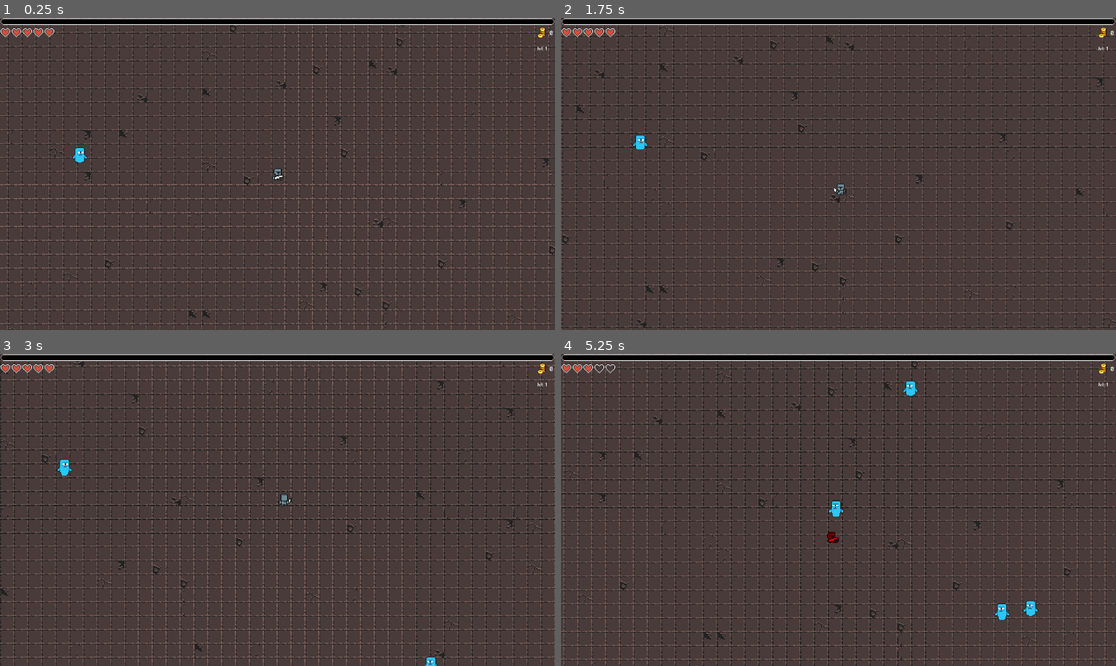
Above: before the commit, frames 1-4 (two rows, left to right).
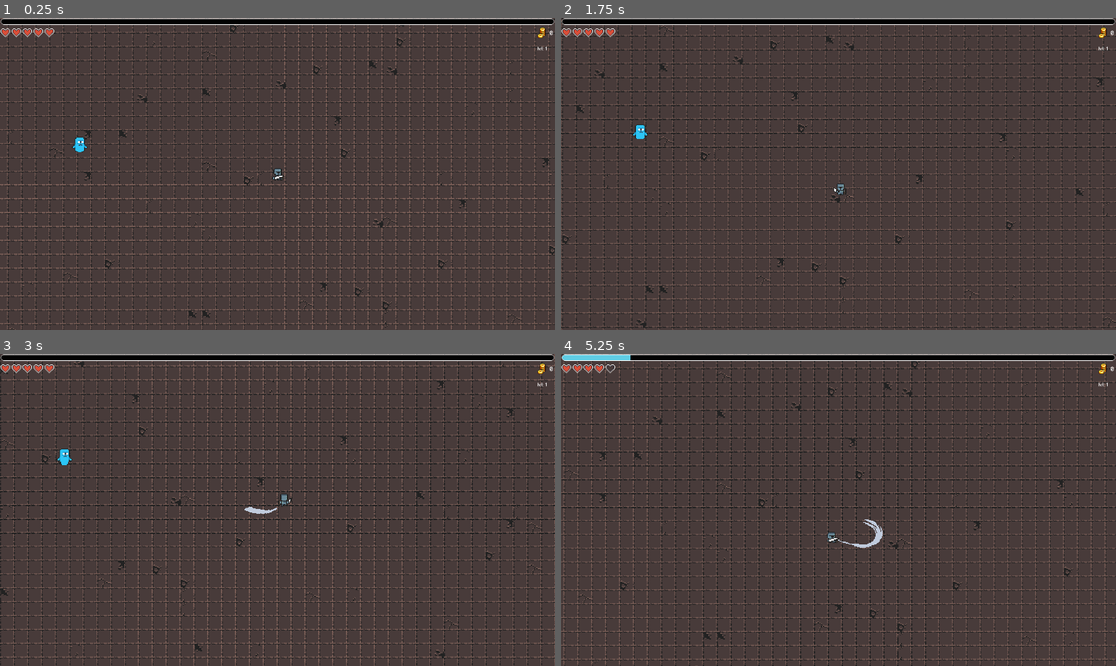
Above: after the commit, the same moments.

Repository: ErikpvDev/Proyecto-intermodular
Game: Godot game, scene res://Scenes/Levels/Level01/level_01.tscn
The game is run twice, just before and just after one commit, with the same random seed, the same clock (stepped at 60 frames per second) and the same inputs. The engine's default icon, where the game draws it, is replaced by a stand-in: a white triangle on a blue panel in a dark square.
Inputs:
- Up to frame 1 (0.25 s): no input
- Up to frame 2 (1.75 s): hold D (right) 0.53-1.28 s; tap Shift (dash) at 0.6, 1.35 s; hold S (down) from 1.28 s (still down)
- Up to frame 3 (3 s): release S (down) at 2.03 s; hold D (right) 2.03-2.78 s; tap Shift (dash) at 2.1, 2.85 s; hold W (up) from 2.78 s (still down)
- Up to frame 4 (5.25 s): release W (up) at 3.53 s; hold A (left) 3.53-5.03 s; tap Shift (dash) at 3.6, 4.35, 5.1 s; hold S (down) from 5.03 s (still down)

The runs differ from the first frame. In frame 1, 0.1% of the frame differs, in the area x 12-16%, y 38-47%; in frame 2, 0.1%; in frame 3, 0.3%; in frame 4, 0.8%, in the area x 0-86%, y 0-86%.

Commit message:
Ataque Personaje,orbe exp verde, tiempo entrerondas
El ataque tiene un sprite y coge el angulo.

hay un orbe de experiencia verde que indica que da mas exp.

entre ronda y ronda hay un tiempo

Diff:
--- a/Scenes/Character/personaje.gd
+++ b/Scenes/Character/personaje.gd
@@ -43,7 +43,7 @@
 	gold_coins_number.text=str(gold_coins)
 
 	$AttackArea/CollisionShape2D.disabled=true
-	$AttackArea/Sprite2D.visible=false
+	$AttackArea/AnimatedSprite2D.visible=false
 	$AttackArea/attack_cooldown.start()
 
 func _process(delta):
@@ -85,14 +85,7 @@
 	if !movement.dashing:
 		health.take_damage(amount)
 		update_heart_display()
-		#$AnimationPlayer.play("hit")
-		flash_red()
-
-func flash_red() -> void:
-	var sprite = $AnimatedSprite2D
-	sprite.modulate = Color(1, 0, 0) # rojo
-	await get_tree().create_timer(0.2).timeout
-	sprite.modulate = Color(1, 1, 1) # blanco (color normal)
+		$AnimationPlayer.play("hit")
 
 func add_exp(amount: int) -> void:
 	experience.add_exp(amount)
@@ -127,15 +120,20 @@
 	if !enemies.is_empty():
 		closest_enemy_direction = Vector2(closest_enemy.position-position).normalized()
 		enemies_hit_this_attack.clear()
-		$AttackArea/Sprite2D.position = Vector2(16,16)*closest_enemy_direction
-		$AttackArea/CollisionShape2D.position = Vector2(16,16)*closest_enemy_direction
-	$AttackArea/Sprite2D.visible=true
+		$AttackArea/AnimatedSprite2D.position = Vector2(32,32)*closest_enemy_direction
+		$AttackArea/CollisionShape2D.position = Vector2(32,32)*closest_enemy_direction
+
+		var angle = closest_enemy_direction.angle()
+		$AttackArea/AnimatedSprite2D.rotation = angle
+
+		$AttackArea/AnimatedSprite2D.play("attacking")
+	$AttackArea/AnimatedSprite2D.visible=true
 	$AttackArea/CollisionShape2D.disabled=false
 
 	$AttackArea/AttackTimer.start()
 
 func _on_attack_timer_timeout() -> void:
-	$AttackArea/Sprite2D.visible=false
+	$AttackArea/AnimatedSprite2D.visible=false
 	$AttackArea/CollisionShape2D.disabled=true
 
 func _on_attack_cooldown_timeout() -> void:
--- a/Scenes/Character/personaje.tscn
+++ b/Scenes/Character/personaje.tscn
@@ -1,12 +1,12 @@
-[gd_scene load_steps=51 format=3 uid="uid://p0hbqo51nej1"]
-
-[ext_resource type="Texture2D" uid="uid://c1tp7pqe622b5" path="res://icon.svg" id="1_cs5dr"]
+[gd_scene load_steps=61 format=3 uid="uid://p0hbqo51nej1"]
+
 [ext_resource type="Script" uid="uid://dlb0vba8x21kc" path="res://Scenes/Character/personaje.gd" id="1_hlutc"]
 [ext_resource type="PackedScene" uid="uid://dpqhg6grx7xv1" path="res://Scenes/Character/Experience.tscn" id="2_aexvp"]
 [ext_resource type="PackedScene" uid="uid://cy5sa4fsqcy0u" path="res://Scenes/Character/Movement.tscn" id="2_b4m7e"]
 [ext_resource type="PackedScene" uid="uid://ceqqc8ti7diqk" path="res://Scenes/Character/Gold.tscn" id="2_h7pwf"]
 [ext_resource type="PackedScene" uid="uid://dysmu2ylvmkhx" path="res://Scenes/Character/Health.tscn" id="2_l3rkt"]
 [ext_resource type="Texture2D" uid="uid://bchlus3sg8ox7" path="res://assets/sprites/Characters/CharAni-Sheet4.png" id="6_h7pwf"]
+[ext_resource type="Texture2D" uid="uid://d0ak6v0nxbtct" path="res://assets/sprites/Weapons/Sword/pixel_art_sword_slash_sprites.png" id="7_ykwvv"]
 
 [sub_resource type="AtlasTexture" id="AtlasTexture_t2t2f"]
 atlas = ExtResource("6_h7pwf")
@@ -303,7 +303,79 @@
 [sub_resource type="RectangleShape2D" id="RectangleShape2D_cs5dr"]
 size = Vector2(11.75, 11.71875)
 
+[sub_resource type="AtlasTexture" id="AtlasTexture_56asj"]
+atlas = ExtResource("7_ykwvv")
+region = Rect2(0, 0, 64, 47)
+
+[sub_resource type="AtlasTexture" id="AtlasTexture_gqr1a"]
+atlas = ExtResource("7_ykwvv")
+region = Rect2(64, 0, 64, 47)
+
+[sub_resource type="AtlasTexture" id="AtlasTexture_v7gx7"]
+atlas = ExtResource("7_ykwvv")
+region = Rect2(128, 0, 64, 47)
+
+[sub_resource type="AtlasTexture" id="AtlasTexture_wetw2"]
+atlas = ExtResource("7_ykwvv")
+region = Rect2(0, 47, 64, 47)
+
+[sub_resource type="AtlasTexture" id="AtlasTexture_lor3t"]
+atlas = ExtResource("7_ykwvv")
+region = Rect2(64, 47, 64, 47)
+
+[sub_resource type="AtlasTexture" id="AtlasTexture_v5hd2"]
+atlas = ExtResource("7_ykwvv")
+region = Rect2(128, 47, 64, 47)
+
+[sub_resource type="AtlasTexture" id="AtlasTexture_bf8ps"]
+atlas = ExtResource("7_ykwvv")
+region = Rect2(0, 94, 64, 47)
+
+[sub_resource type="AtlasTexture" id="AtlasTexture_xwcwn"]
+atlas = ExtResource("7_ykwvv")
+region = Rect2(64, 94, 64, 47)
+
+[sub_resource type="AtlasTexture" id="AtlasTexture_q2q1h"]
+atlas = ExtResource("7_ykwvv")
+region = Rect2(128, 94, 64, 47)
+
+[sub_resource type="SpriteFrames" id="SpriteFrames_malha"]
+animations = [{
+"frames": [{
+"duration": 1.0,
+"texture": SubResource("AtlasTexture_56asj")
+}, {
+"duration": 1.0,
+"texture": SubResource("AtlasTexture_gqr1a")
+}, {
+"duration": 1.0,
+"texture": SubResource("AtlasTexture_v7gx7")
+}, {
+"duration": 1.0,
+"texture": SubResource("AtlasTexture_wetw2")
+}, {
+"duration": 1.0,
+"texture": SubResource("AtlasTexture_lor3t")
+}, {
+"duration": 1.0,
+"texture": SubResource("AtlasTexture_v5hd2")
+}, {
+"duration": 1.0,
+"texture": SubResource("AtlasTexture_bf8ps")
+}, {
+"duration": 1.0,
+"texture": SubResource("AtlasTexture_xwcwn")
+}, {
+"duration": 1.0,
+"texture": SubResource("AtlasTexture_q2q1h")
+}],
+"loop": true,
+"name": &"attacking",
+"speed": 14.0
+}]
+
 [sub_resource type="RectangleShape2D" id="RectangleShape2D_vc3aq"]
+size = Vector2(58.5, 44)
 
 [sub_resource type="Animation" id="Animation_vc3aq"]
 length = 0.001
@@ -333,7 +405,7 @@
 "times": PackedFloat32Array(0, 0.2),
 "transitions": PackedFloat32Array(1, 1),
 "update": 0,
-"values": [Color(1, 0, 0, 1), Color(0, 1, 1, 1)]
+"values": [Color(1, 0, 0, 1), Color(1, 1, 1, 1)]
 }
 
 [sub_resource type="AnimationLibrary" id="AnimationLibrary_52hlq"]
@@ -383,15 +455,16 @@
 wait_time = 0.3
 
 [node name="attack_cooldown" type="Timer" parent="AttackArea"]
-wait_time = 2.0
-
-[node name="Sprite2D" type="Sprite2D" parent="AttackArea"]
-position = Vector2(28, -6)
-scale = Vector2(0.15234375, 0.15234375)
-texture = ExtResource("1_cs5dr")
+
+[node name="AnimatedSprite2D" type="AnimatedSprite2D" parent="AttackArea"]
+z_index = 4096
+position = Vector2(44.767967, 1.5625005)
+scale = Vector2(0.914624, 0.91223407)
+sprite_frames = SubResource("SpriteFrames_malha")
+animation = &"attacking"
 
 [node name="CollisionShape2D" type="CollisionShape2D" parent="AttackArea"]
-position = Vector2(28, -6)
+position = Vector2(44.75, 2)
 shape = SubResource("RectangleShape2D_vc3aq")
 
 [node name="AnimationPlayer" type="AnimationPlayer" parent="."]
--- a/Scenes/Enemies/enemigo.tscn
+++ b/Scenes/Enemies/enemigo.tscn
@@ -80,7 +80,7 @@
 [sub_resource type="RectangleShape2D" id="RectangleShape2D_bscoh"]
 size = Vector2(18, 17)
 
-[sub_resource type="Animation" id="Animation_cepw7"]
+[sub_resource type="Animation" id="Animation_sb7m0"]
 resource_name = "Hit"
 length = 0.2
 tracks/0/type = "value"
@@ -92,11 +92,11 @@
 tracks/0/keys = {
 "times": PackedFloat32Array(0, 0.2),
 "transitions": PackedFloat32Array(1, 1),
-"update": 1,
+"update": 0,
 "values": [Color(18.892157, 18.892157, 18.892157, 1), Color(1, 1, 1, 1)]
 }
 
-[sub_resource type="Animation" id="Animation_sb7m0"]
+[sub_resource type="Animation" id="Animation_ql1il"]
 length = 0.001
 tracks/0/type = "value"
 tracks/0/imported = false
@@ -111,10 +111,10 @@
 "values": [Color(1, 1, 1, 1)]
 }
 
-[sub_resource type="AnimationLibrary" id="AnimationLibrary_ql1il"]
+[sub_resource type="AnimationLibrary" id="AnimationLibrary_c7qvx"]
 _data = {
-&"Hit": SubResource("Animation_cepw7"),
-&"RESET": SubResource("Animation_sb7m0")
+&"Hit": SubResource("Animation_sb7m0"),
+&"RESET": SubResource("Animation_ql1il")
 }
 
 [node name="Enemy" type="CharacterBody2D"]
@@ -126,11 +126,12 @@
 [node name="Health" parent="." instance=ExtResource("2_cepw7")]
 
 [node name="AnimatedSprite2D" type="AnimatedSprite2D" parent="."]
+position = Vector2(0, -12)
 sprite_frames = SubResource("SpriteFrames_rh0mr")
 animation = &"elite_walking"
 
 [node name="CollisionShape2D" type="CollisionShape2D" parent="."]
-position = Vector2(0, 16)
+position = Vector2(0, 4)
 shape = SubResource("RectangleShape2D_ovplc")
 
 [node name="Area2D" type="Area2D" parent="."]
--- a/Scenes/Exp_drop/Exp_drop.tscn
+++ b/Scenes/Exp_drop/Exp_drop.tscn
@@ -1,7 +1,35 @@
-[gd_scene load_steps=4 format=3 uid="uid://uey0jubsf4k8"]
+[gd_scene load_steps=8 format=3 uid="uid://uey0jubsf4k8"]
 
 [ext_resource type="Script" uid="uid://csp2dm844ouc4" path="res://Scenes/Exp_drop/exp_drop.gd" id="1_ivble"]
-[ext_resource type="Texture2D" uid="uid://84nkjouunqcy" path="res://assets/sprites/Objetcs/Exp/Experience_Drop.png" id="1_romn6"]
+[ext_resource type="Texture2D" uid="uid://bdiqbdth8rorc" path="res://assets/sprites/Objetcs/Exp/Experience_Drop_Blue.png" id="2_xlnyb"]
+[ext_resource type="Texture2D" uid="uid://dtq3xojtks2xn" path="res://assets/sprites/Objetcs/Exp/Experience_Drop_Green.png" id="3_7xa3b"]
+
+[sub_resource type="AtlasTexture" id="AtlasTexture_4nuet"]
+atlas = ExtResource("2_xlnyb")
+region = Rect2(0, 0, 32, 32)
+
+[sub_resource type="AtlasTexture" id="AtlasTexture_f7xct"]
+atlas = ExtResource("3_7xa3b")
+region = Rect2(0, 0, 32, 32)
+
+[sub_resource type="SpriteFrames" id="SpriteFrames_65bq0"]
+animations = [{
+"frames": [{
+"duration": 1.0,
+"texture": SubResource("AtlasTexture_4nuet")
+}],
+"loop": true,
+"name": &"blue_drop",
+"speed": 5.0
+}, {
+"frames": [{
+"duration": 1.0,
+"texture": SubResource("AtlasTexture_f7xct")
+}],
+"loop": true,
+"name": &"green_drop",
+"speed": 5.0
+}]
 
 [sub_resource type="CircleShape2D" id="CircleShape2D_ivble"]
 radius = 5.0
@@ -9,9 +37,11 @@
 [node name="ExpDrop" type="Area2D"]
 script = ExtResource("1_ivble")
 
-[node name="Sprite2D" type="Sprite2D" parent="."]
-scale = Vector2(0.328125, 0.328125)
-texture = ExtResource("1_romn6")
+[node name="AnimatedSprite2D" type="AnimatedSprite2D" parent="."]
+position = Vector2(-9.536743e-07, -9.536743e-07)
+scale = Vector2(0.34375, 0.34375)
+sprite_frames = SubResource("SpriteFrames_65bq0")
+animation = &"blue_drop"
 
 [node name="CollisionShape2D" type="CollisionShape2D" parent="."]
 shape = SubResource("CircleShape2D_ivble")
--- a/Scenes/Exp_drop/exp_drop.gd
+++ b/Scenes/Exp_drop/exp_drop.gd
@@ -1,10 +1,15 @@
 extends Area2D
 
-@export var exp_amount: int = 10
+@export var exp_amount: int = 60
 @export var attraction_radius: float = 50
 @export var attraction_speed: float = 200
 var attracted = false
 @onready var player: CharacterBody2D = get_tree().get_nodes_in_group("character")[0]
+func _ready() -> void:
+	if exp_amount<50:
+		$AnimatedSprite2D.play("blue_drop")
+	else:
+		$AnimatedSprite2D.play("green_drop")
 
 func _process(delta: float) -> void:
 	var dist = position.distance_to(player.position)
--- a/Scenes/Spawn/spawn.gd
+++ b/Scenes/Spawn/spawn.gd
@@ -5,7 +5,9 @@
 var elite_prob_percent
 @export var exp_growth=1.15
 @export var hp_growth=1.10
+@export var hp_elite_growth=5
 @export var base_hp=10
+@onready var between_waves=5
 
 @onready var enemy_dict = {
 	1: [6, 1.1],
@@ -74,11 +76,13 @@
 func spawn_enemies():
 	#Spawn the enemies in the valid spawnpoints
 	for i in range(enemy_dict[current_wave][0]):
-		if randi_range(0,100)<base_elite_chance:
+		if randi_range(0,100)<100:
 			var e=enemy.instantiate()
 			e.scale = e.scale*1.3
 			e.position=get_valid_spawnpoint(camera)
 			e.elite=true
+			e.exp_value=60
+			e.get_children()[0].health=int(base_hp*pow(hp_elite_growth,current_wave-1))
 			$"../Enemies".add_child(e)
 			await get_tree().create_timer(1).timeout
 		else:
@@ -99,4 +103,5 @@
 	for rondas in enemy_dict:
 		prob = base_elite_chance * enemy_dict[rondas][1]
 		elite_prob_percent = snapped(prob * 100, 2)
+	await get_tree().create_timer(between_waves).timeout
 	spawn_enemies()
Not shown: 1 places in Scenes/Enemies/enemigo.tscn that only renumber resources
Renamed: assets/sprites/Objetcs/Exp/Experience_Drop.png -> assets/sprites/Objetcs/Exp/Experience_Drop_Blue.png
Not shown, added: assets/sprites/Objetcs/Exp/Experience_Drop_Blue.png.import
Binary file added: assets/sprites/Objetcs/Exp/Experience_Drop_Green.png
Not shown, changed: assets/sprites/Objetcs/Exp/Experience_Drop_Green.png.import
Binary file added: assets/sprites/Weapons/Sword/pixel_art_sword_slash_sprites.png
Not shown, added: assets/sprites/Weapons/Sword/pixel_art_sword_slash_sprites.png.import
